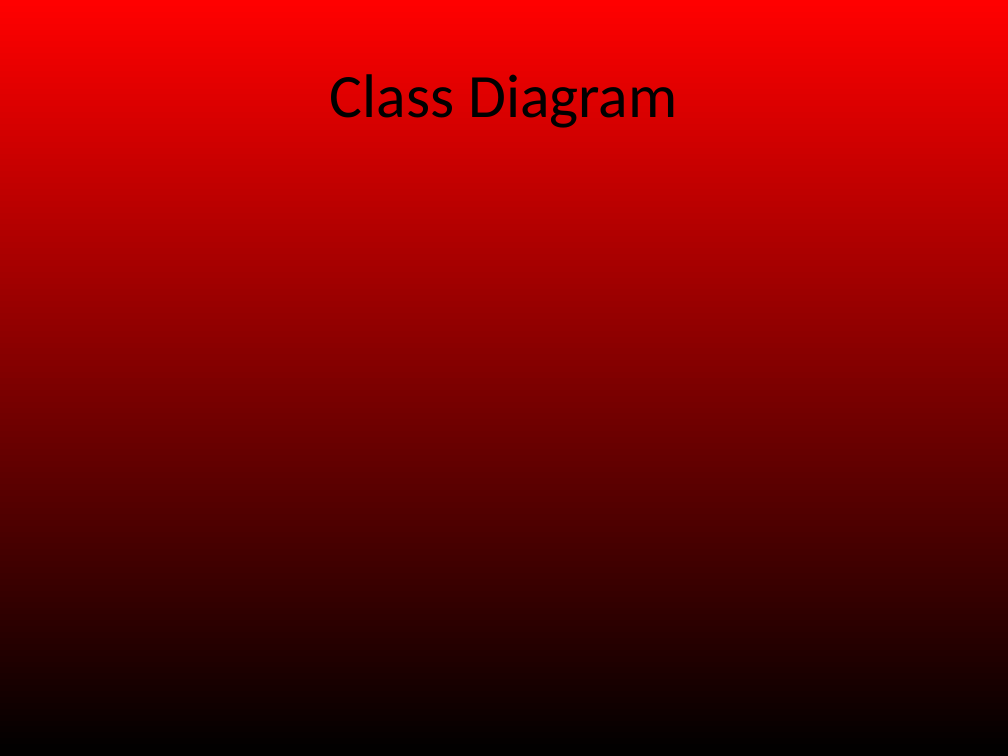
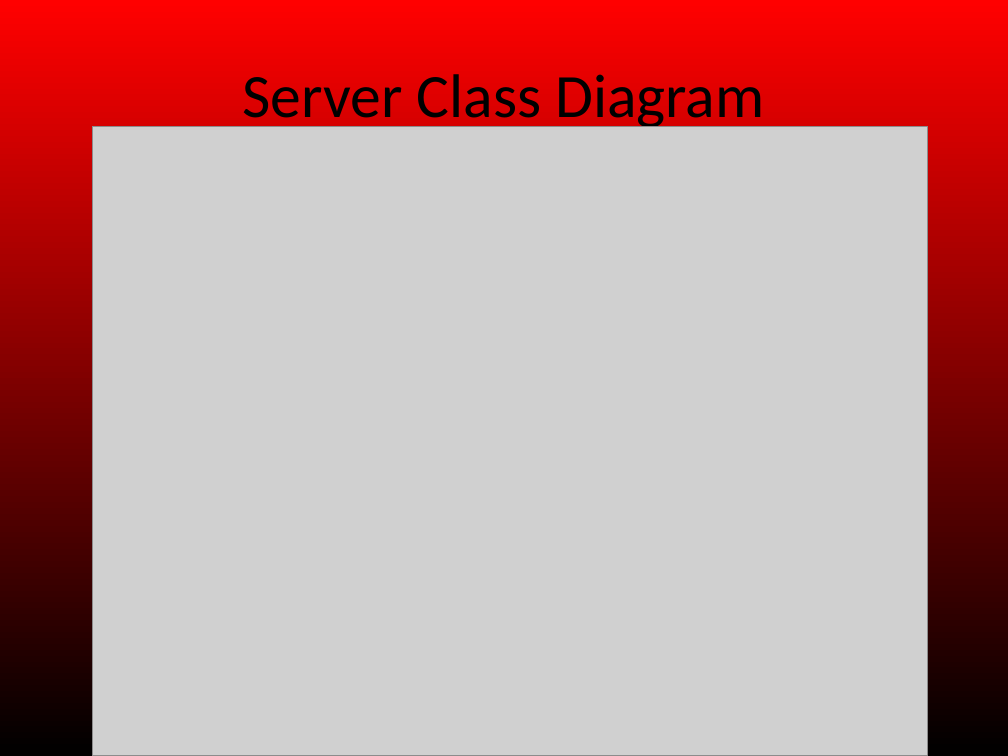
Before and after one commit to MatrixPeckham/majorrequirements336, a slide deck: slide 5 of Documents/Design review PPT.pptx (slide 3 before the commit). Drawn at 1008x756 pixels with LibreOffice and Linux fonts; fonts in the diff are those of the drawing; grey boxes stand for pictures. Boxes give left, top, right and bottom in pixels: in the first picture for what was removed or moved away, otherwise in the second. Text is boxed around its words. In the diff, an @@ line names an element or a change of style, - is before the commit and + after.

Commit message:
Changed some diagrams for display purposes, added some images and did a but to the PPT

```diff
--- a/Documents/Design review PPT.pptx
+++ b/Documents/Design review PPT.pptx
@@ title at bbox=[243, 74, 764, 132]: text changed @@
-Class Diagram
+Server Class Diagram
@@ picture added at bbox=[93, 127, 927, 756] @@
```
Also in this commit, not shown: 12 slides added, 6 other files.
